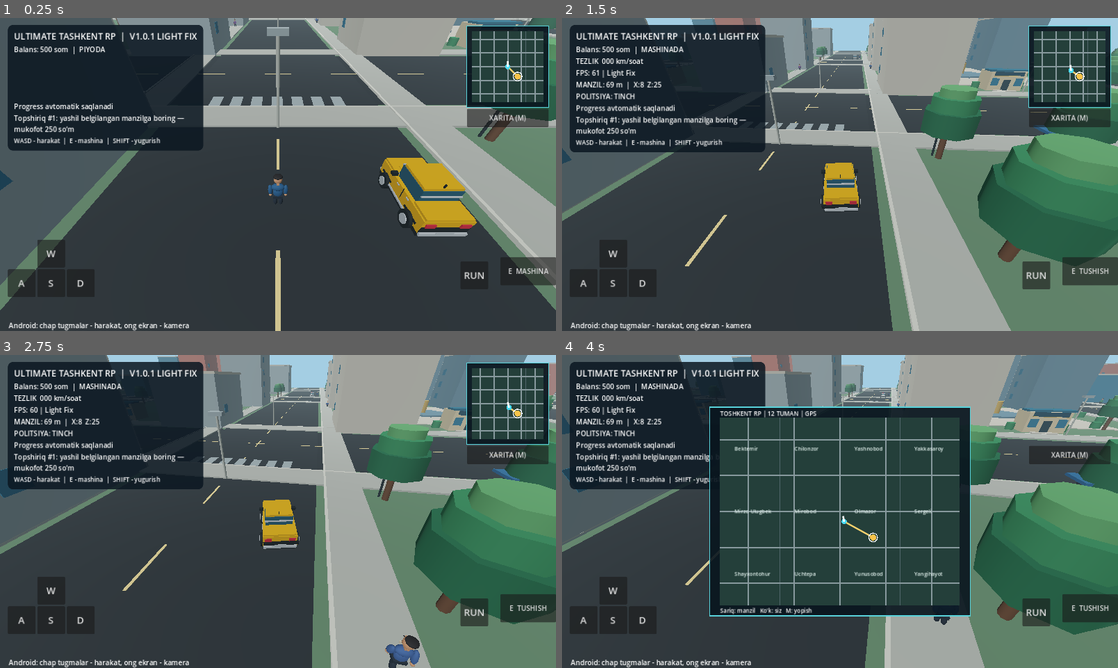
Above: before the commit, frames 1-4 (two rows, left to right).
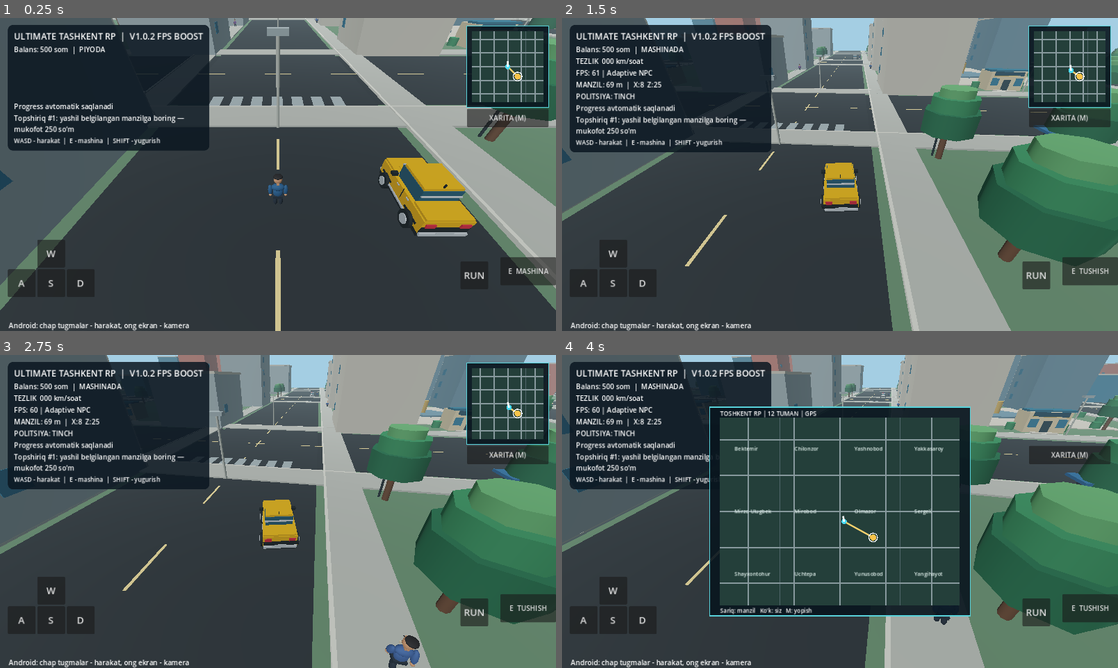
Above: after the commit, the same moments.

Repository: uzumseller500-bot/ultimate-tashkent-rp
Game: Godot game, scene res://scenes/main.tscn
Two runs of this game, one before a commit and one after it. Both use one fixed random seed, a clock stepped at 60 frames per second and the inputs below.
Inputs (mouse positions are in pixels of both pictures, inside the frame that each line leads up to):
- Up to frame 1 (0.25 s): no input
- Up to frame 2 (1.5 s): tap Enter at 0.5 s; move the mouse to (962, 158) at 0.52 s; hold D 0.53-1.25 s; tap E at 0.6 s; click (962, 158) at 0.67 s; drag from (728, 190) to (812, 237) at 1.27 s
- Up to frame 3 (2.75 s): move the mouse to (333, 442) at 2.02 s; hold D from 2.03 s (still down); hold Shift from 2.03 s (still down)
- Up to frame 4 (4 s): release D at 2.75 s; release Shift at 2.75 s; drag from (812, 574) to (673, 464) at 2.77 s; move the mouse to (1006, 558) at 3.52 s; hold A from 3.53 s (still down); tap M at 3.6 s

The runs differ from the first frame. In frame 1, 0.6% of the frame differs, in the area x 27-38%, y 2-43%; in frame 2, 0.7%; in frame 3, 0.7%, in the area x 8-38%, y 2-43%; in frame 4, 0.4%.

Commit message:
V1.0.2: improve browser FPS with distance-based citizen rendering and animation LOD

Diff:
--- a/scripts/main.gd
+++ b/scripts/main.gd
@@ -532,7 +532,7 @@
 	var labels := VBoxContainer.new()
 	top.add_child(labels)
 	var title := Label.new()
-	title.text = "ULTIMATE TASHKENT RP  |  V1.0.1 LIGHT FIX"
+	title.text = "ULTIMATE TASHKENT RP  |  V1.0.2 FPS BOOST"
 	title.add_theme_font_size_override("font_size",20)
 	labels.add_child(title)
 	coins_label = Label.new()
@@ -675,6 +675,9 @@
 			citizen.position.z = clampf(citizen.position.z,-137.0,137.0)
 		citizen.rotation.y = 0.0 if float(npc["direction"]) < 0.0 else PI
 		npc["phase"] = float(npc["phase"]) + delta*7.0
+		# The city keeps simulating distant citizens without animating dozens of meshes.
+		if not citizen.visible:
+			continue
 		var swing: float = sin(float(npc["phase"]))*0.42
 		(npc["left_leg"] as Node3D).rotation.x = swing
 		(npc["right_leg"] as Node3D).rotation.x = -swing
@@ -685,6 +688,11 @@
 	if hud_update_timer >= 0.3:
 		hud_update_timer = 0.0
 		var current_pos: Vector3 = car.global_position if car_mode else player.global_position
+		# Distance-based LOD: keep NPCs close to the player, hide distant geometry.
+		# 0.3-second updates avoid per-frame distance checks for every character mesh.
+		for npc in pedestrians:
+			var person: Node3D = npc["node"]
+			person.visible = person.global_position.distance_squared_to(current_pos) < 18225.0
 		city_map.call("update_navigation",current_pos,mission_target,car_angle if car_mode else player.rotation.y)
 		map_overlay.call("update_navigation",current_pos,mission_target,car_angle if car_mode else player.rotation.y)
 		if wanted_label:
@@ -692,7 +700,7 @@
 		if speed_label:
 			speed_label.text = "TEZLIK  %03d km/soat" % int(absf(car_velocity)*5.0) if car_mode else "PIYODA  •  WASD"
 		if fps_label:
-			fps_label.text = "FPS: %d | Light Fix" % Engine.get_frames_per_second()
+			fps_label.text = "FPS: %d | Adaptive NPC" % Engine.get_frames_per_second()
 		if navigation_label:
 			var focus_position: Vector3 = car.global_position if car_mode else player.global_position
 			var meters := int(focus_position.distance_to(mission_target))
